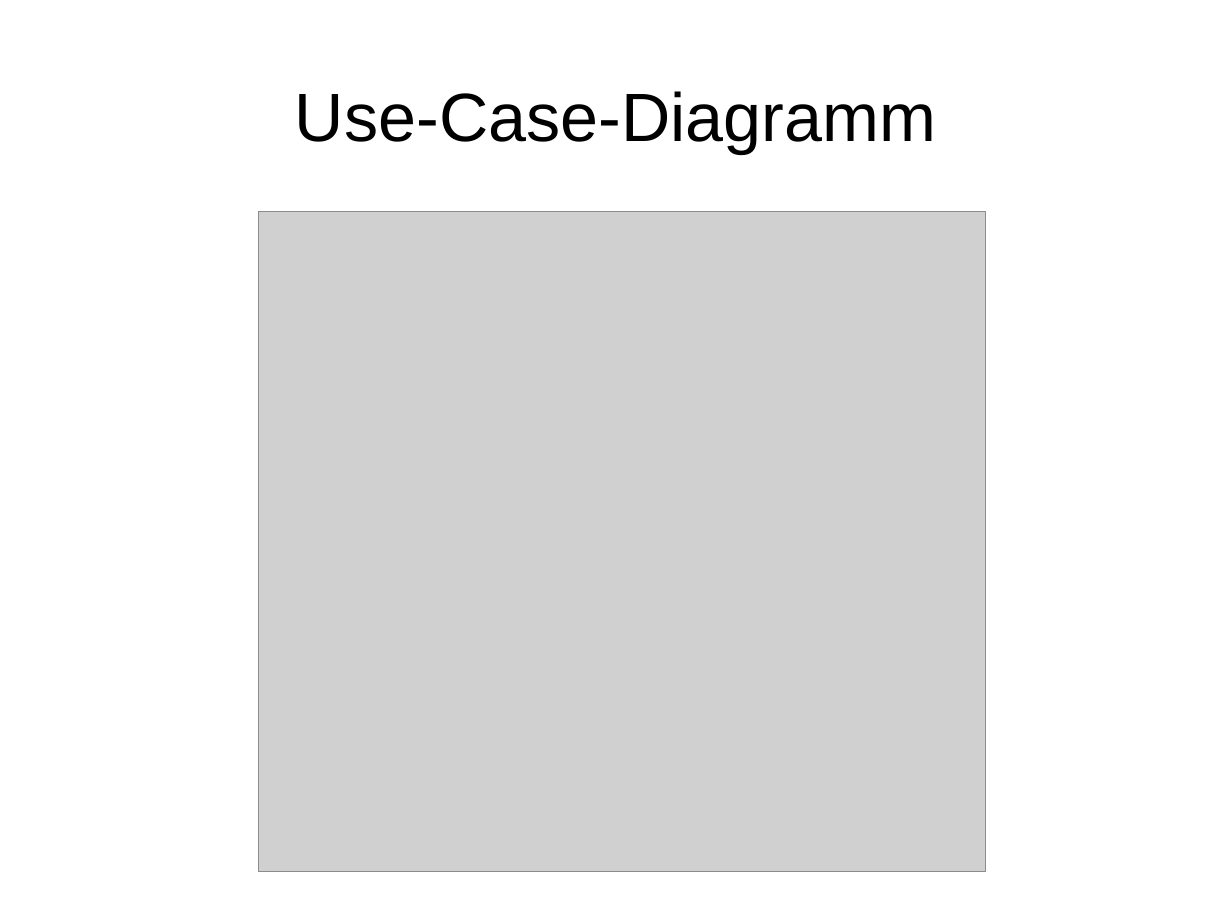
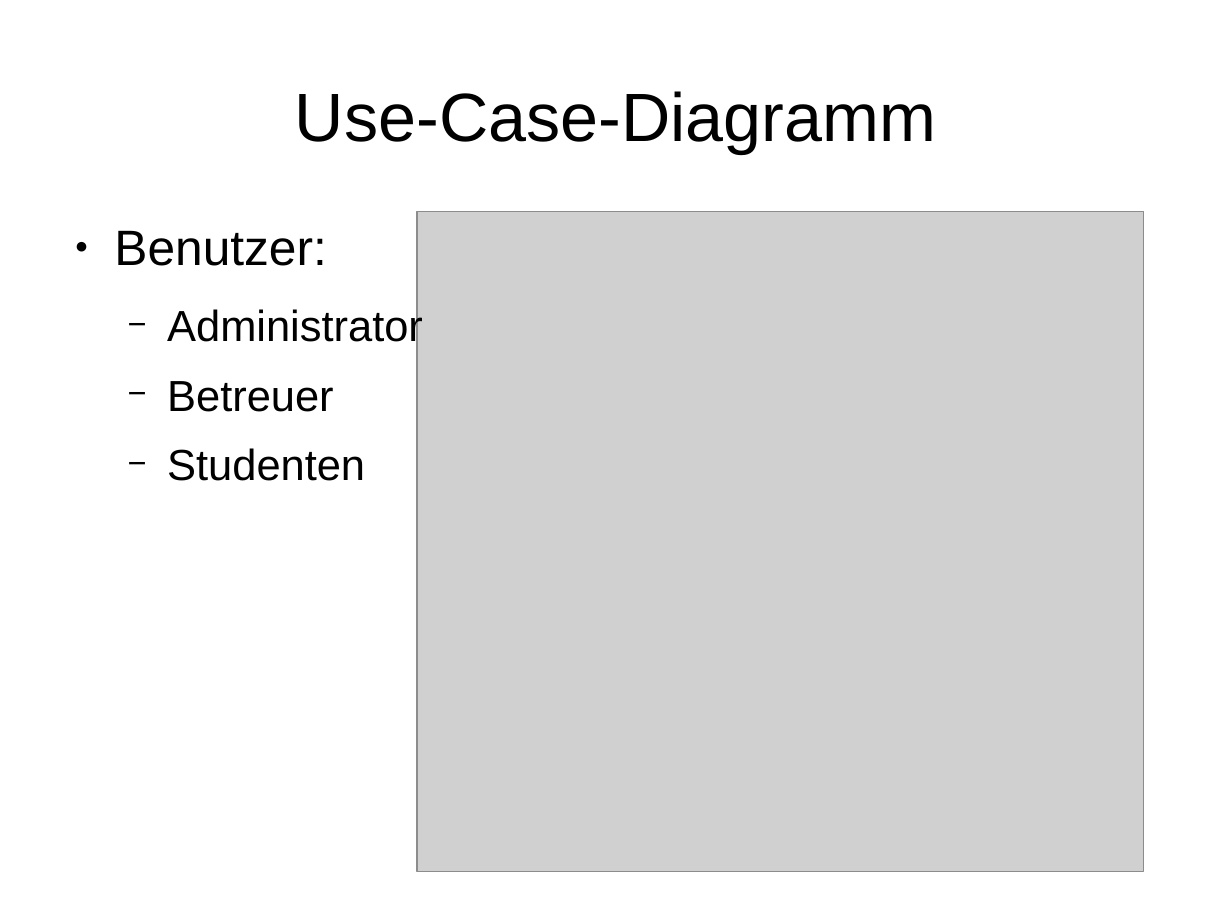
Before and after one commit to EmilDohse/pse_allocation, a slide deck: slide 4 of Pflichtenheft_pse/PSE_Präsentation.odp. Drawn at 1232x924 pixels with LibreOffice and Linux fonts; fonts in the diff are those of the drawing; grey boxes stand for pictures. Boxes give left, top, right and bottom in pixels: in the first picture for what was removed or moved away, otherwise in the second. Text is boxed around its words. In the diff, an @@ line names an element or a change of style, - is before the commit and + after.

```diff
--- a/Pflichtenheft_pse/PSE_Präsentation.odp
+++ b/Pflichtenheft_pse/PSE_Präsentation.odp
@@ text added at <box>114,230,423,481</box>, 28 pt, text #000000 @@
+● Benutzer:
+  − Administrator
+  − Betreuer
+  − Studenten
@@ picture: place and size @@
-picture at <box>258,211,985,872</box>
+picture at <box>417,211,1144,872</box>
```
Also in this commit, not shown: 1 other slide changed, 1 slide added.
